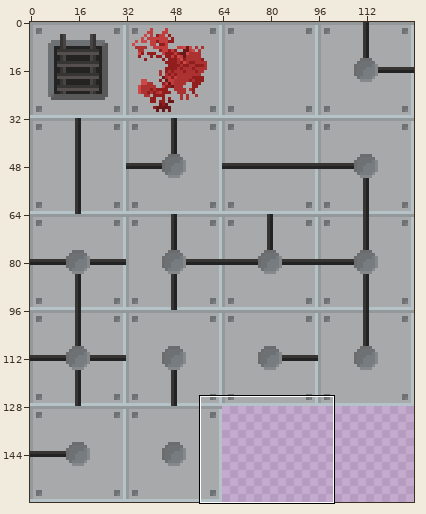
Pixel-art file -- HollowSpace/Assets/_Project/Sprites/Map/GroundTiles.aseprite. The picture above shows the old version from afar; the outline marks the close-up.
Close-up. Old version:
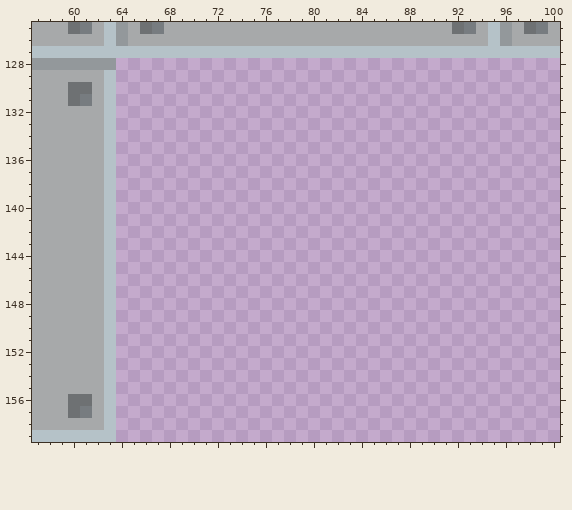
128x160 pixels, 1 frame. Colours within 5 levels of each other are drawn and written as one. Shown: x 57..100, y 125..159.
And afterwards:
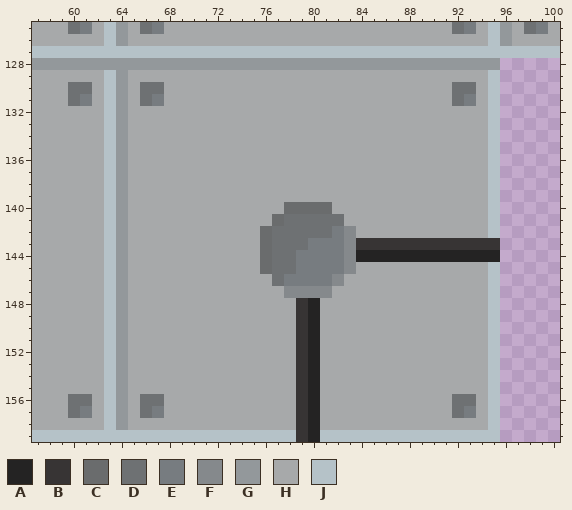
Palette (. is transparent): A #242323  B #373434  C #6a6c6d  D #6e7173  E #777c80  F #85898c  G #93989b  H #a7a9aa  J #b5c2c8
Diff:
y 128: x 64..95 ................................ -> GGGGGGGGGGGGGGGGGGGGGGGGGGGGGGGG
y 129: x 64..95 ................................ -> GHHHHHHHHHHHHHHHHHHHHHHHHHHHHHHJ
y 130: x 64..95 ................................ -> GHDDHHHHHHHHHHHHHHHHHHHHHHHHDDHJ
y 131: x 64..95 ................................ -> GHDEHHHHHHHHHHHHHHHHHHHHHHHHDEHJ
y 132..139: x 64..95 ................................ -> GHHHHHHHHHHHHHHHHHHHHHHHHHHHHHHJ
y 140: x 64..95 ................................ -> GHHHHHHHHHHHHHCCCCHHHHHHHHHHHHHJ
y 141: x 64..95 ................................ -> GHHHHHHHHHHHHCDDDDDHHHHHHHHHHHHJ
y 142: x 64..95 ................................ -> GHHHHHHHHHHHCDDDDDEFHHHHHHHHHHHJ
y 143: x 64..95 ................................ -> GHHHHHHHHHHHCDDDEEEFBBBBBBBBBBBB
y 144: x 64..95 ................................ -> GHHHHHHHHHHHCDDEEEEFAAAAAAAAAAAA
y 145: x 64..95 ................................ -> GHHHHHHHHHHHCDDEEEEFHHHHHHHHHHHJ
y 146: x 64..95 ................................ -> GHHHHHHHHHHHHDEEEEFHHHHHHHHHHHHJ
y 147: x 64..95 ................................ -> GHHHHHHHHHHHHHFFFFHHHHHHHHHHHHHJ
y 148..155: x 64..95 ................................ -> GHHHHHHHHHHHHHHBAHHHHHHHHHHHHHHJ
y 156: x 64..95 ................................ -> GHDDHHHHHHHHHHHBAHHHHHHHHHHHDDHJ
y 157: x 64..95 ................................ -> GHDEHHHHHHHHHHHBAHHHHHHHHHHHDEHJ
y 158: x 64..95 ................................ -> GHHHHHHHHHHHHHHBAHHHHHHHHHHHHHHJ
y 159: x 64..95 ................................ -> JJJJJJJJJJJJJJJBAJJJJJJJJJJJJJJJ
